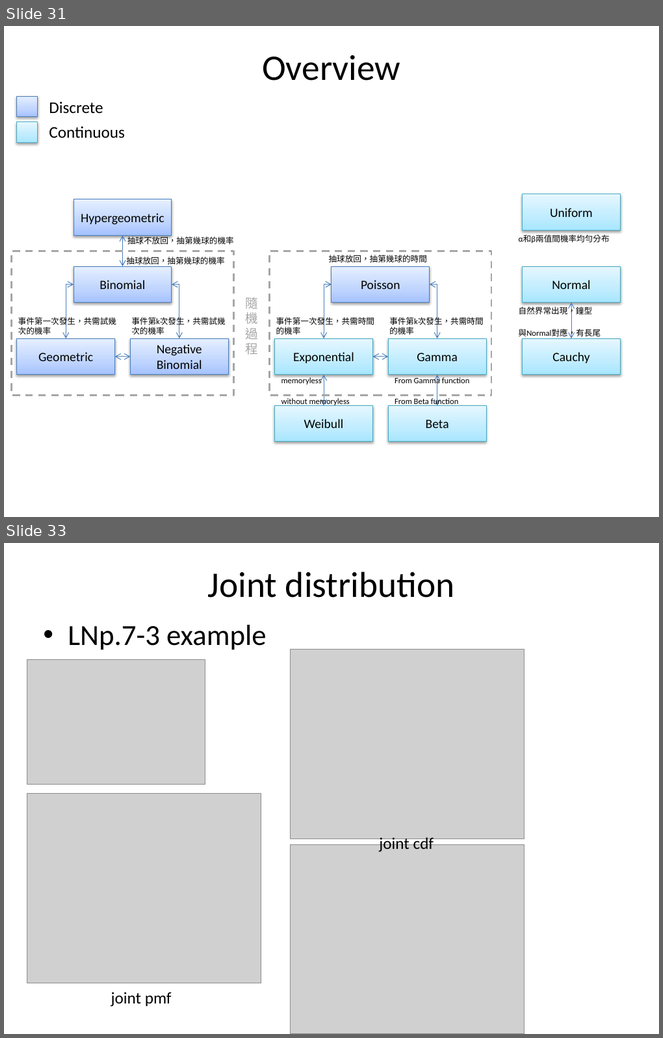
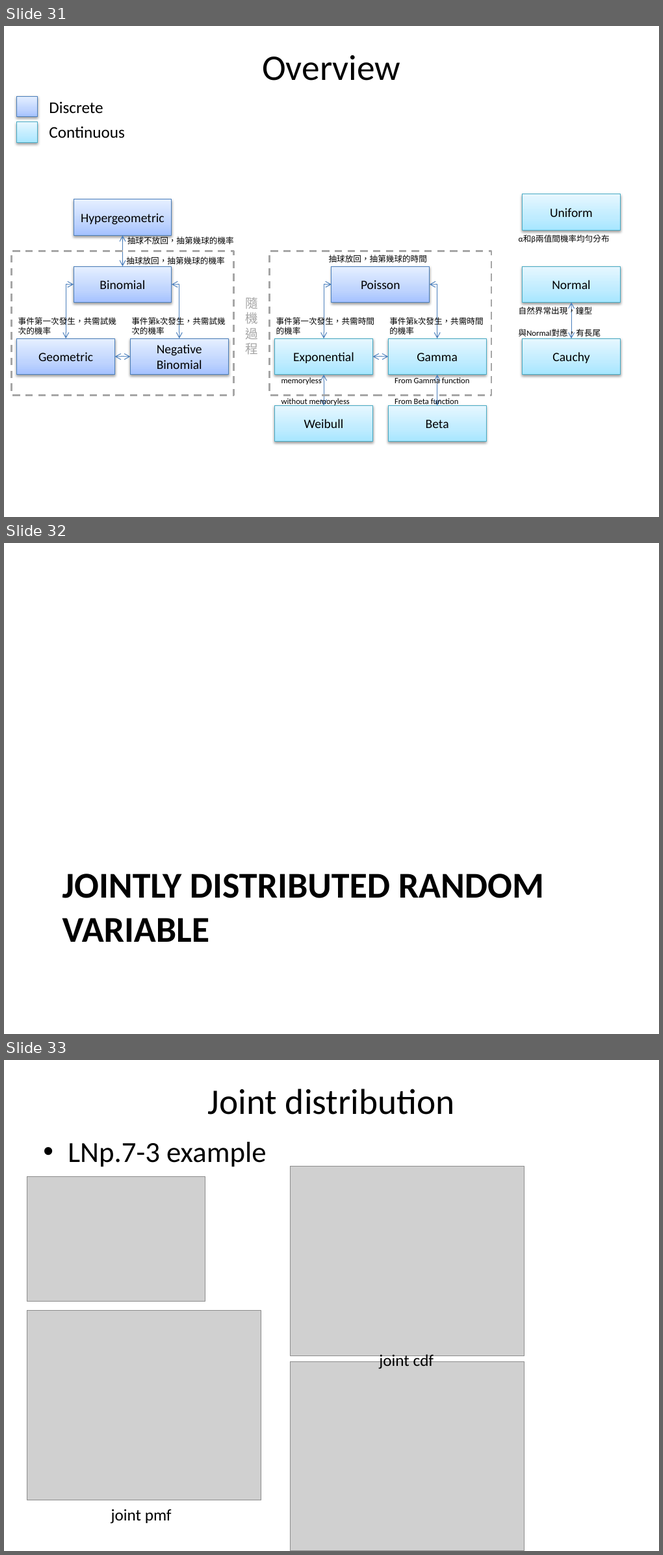
Before and after one commit to fuchingy/data_science, a slide deck: probability/doc/random_variable_distribution.pptx. Shown one above the other, each under a label of ours: slides 31 and 33 before the commit, slides 31, 32 and 33 after it; the slides between them are not shown. The pictures are 663x1038 and 663x1555 pixels, drawn with LibreOffice and Linux fonts; fonts in the diff are those of the drawing; grey boxes stand for pictures. Boxes give left, top, right and bottom in pixels: in the first picture for what was removed or moved away, otherwise in the second. Text is boxed around its words. In the diff, an @@ line names an element or a change of style, - is before the commit and + after.

```diff
--- a/probability/doc/random_variable_distribution.pptx
+++ b/probability/doc/random_variable_distribution.pptx
@@ slide 32 added at (4, 543, 659, 1034), background #FFFFFF @@
@@ title added at (62, 874, 544, 942), 40 pt, text #000000, bold @@
+JOINTLY DISTRIBUTED RANDOM VARIABLE
```
Also in this commit, not shown: 9 slides changed, 1 other slide added, 1 slide removed, 1 other file.
